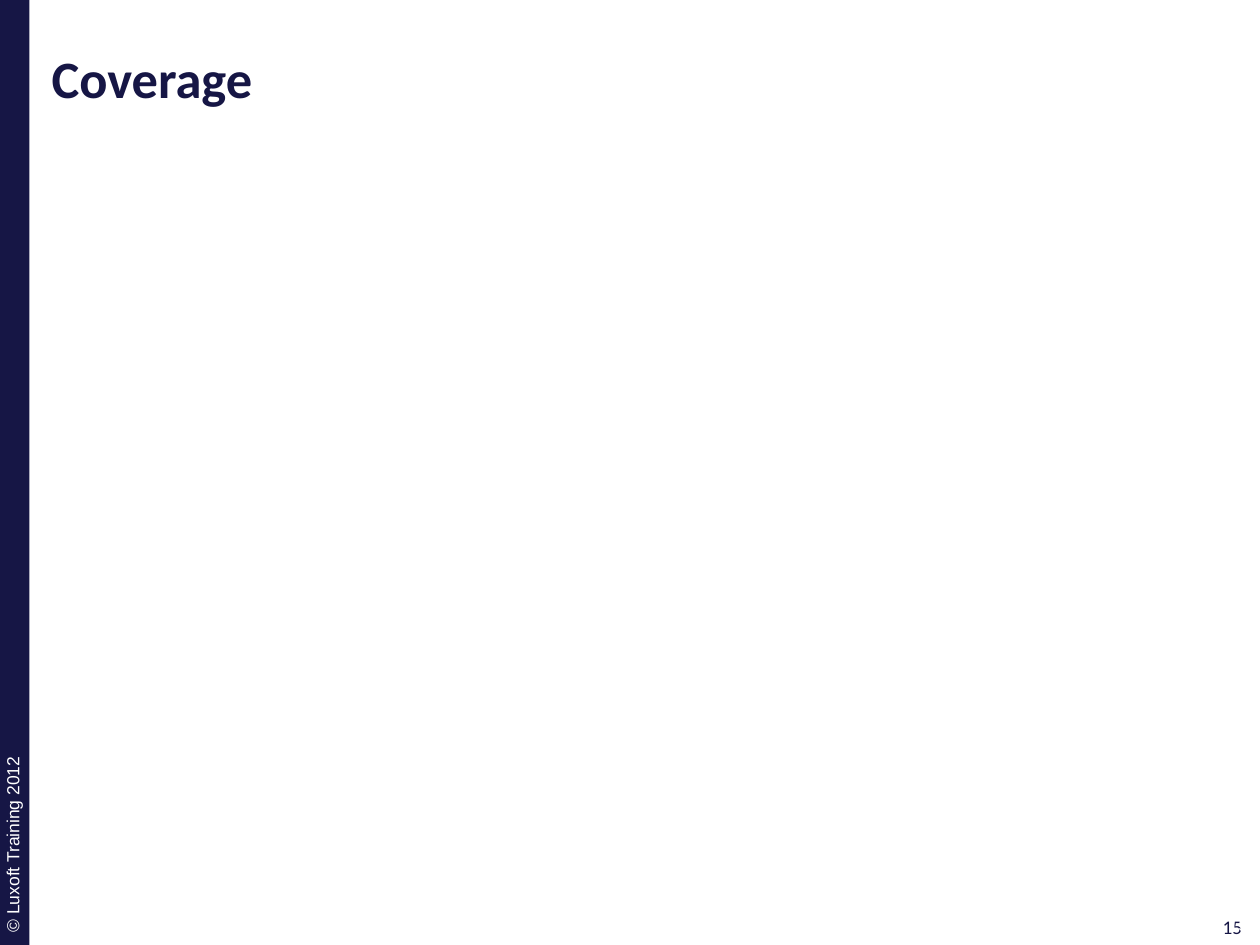
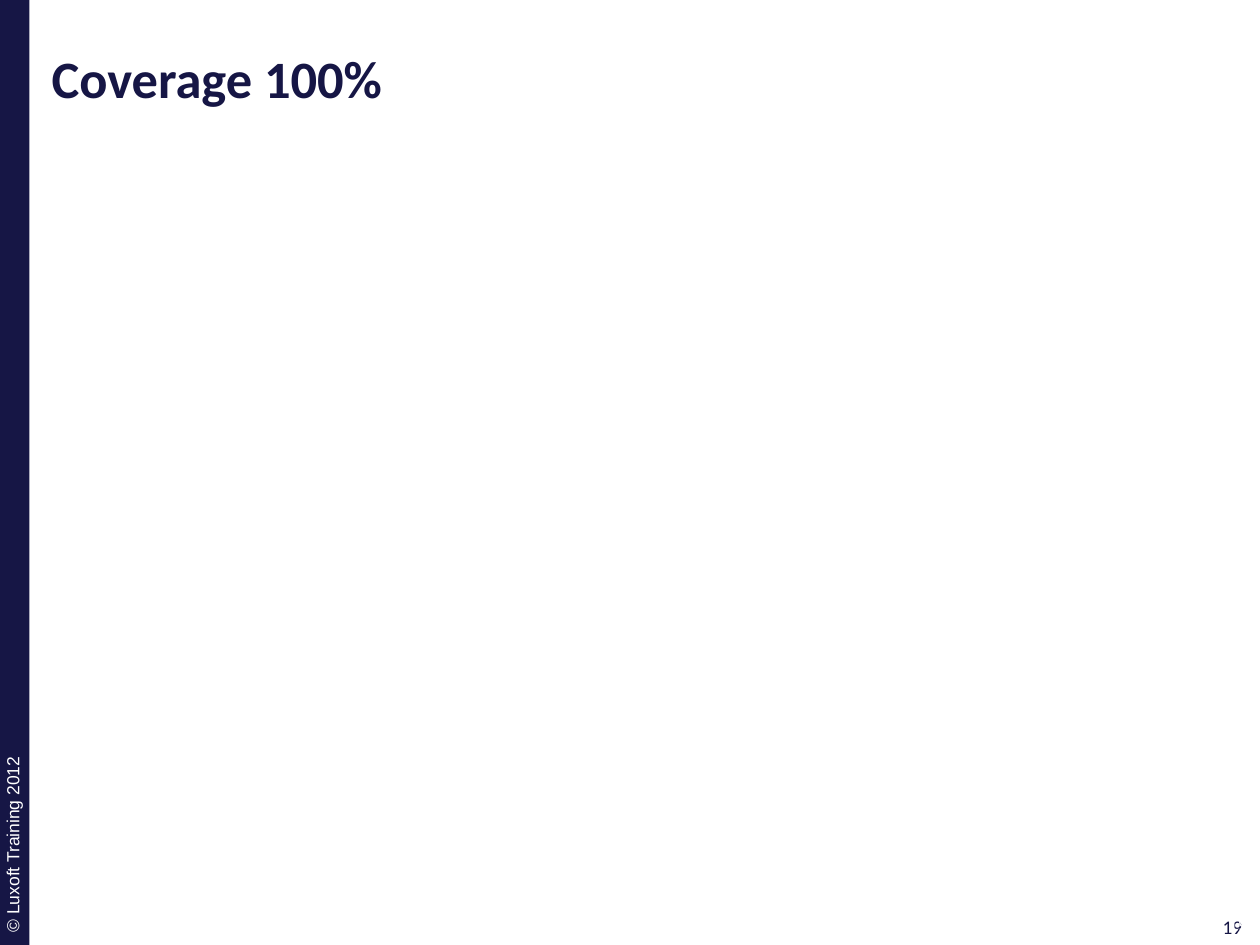
Before and after one commit to ivan-dyachenko/Trainings, a slide deck: slide 19 of Test Driven Development/materials/pptx/10. TDD-Approval.pptx (slide 15 before the commit). Drawn at 1260x945 pixels with LibreOffice and Linux fonts; fonts in the diff are those of the drawing; background and template pictures are left out. Boxes give left, top, right and bottom in pixels: in the first picture for what was removed or moved away, otherwise in the second. Text is boxed around its words. In the diff, an @@ line names an element or a change of style, - is before the commit and + after.

```diff
--- a/Test Driven Development/materials/pptx/10. TDD-Approval.pptx
+++ b/Test Driven Development/materials/pptx/10. TDD-Approval.pptx
@@ title at (52,62,382,107): text changed @@
-Coverage
+Coverage 100%
@@ page number at (1223,921,1242,934): text changed @@
-15
+19
@@ page number at (1229,921,1248,934): text changed @@
-15
+19
```
Also in this commit, not shown: 6 other slides changed, 7 slides added, 4 slides removed, 13 other files.
